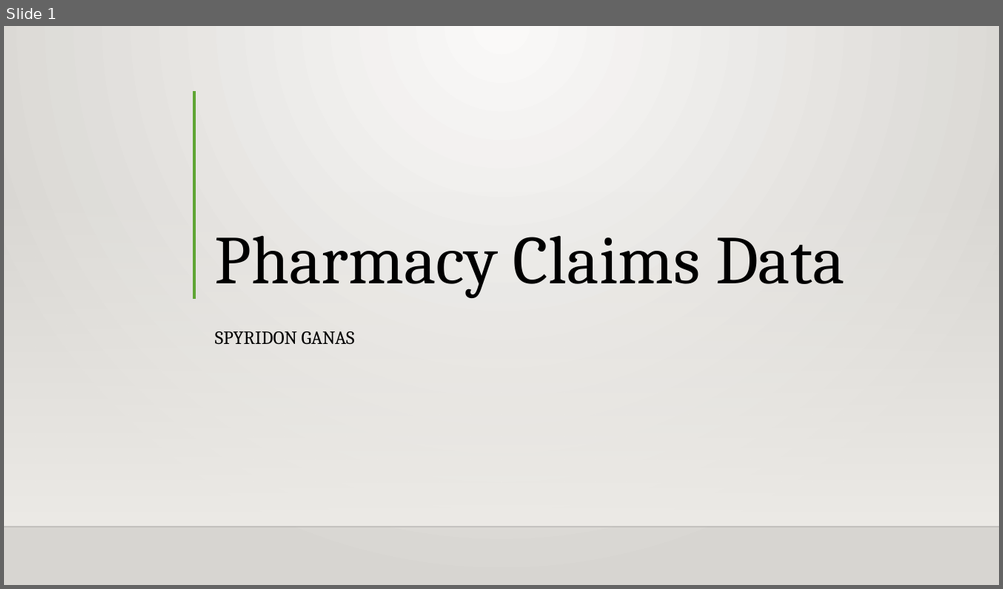
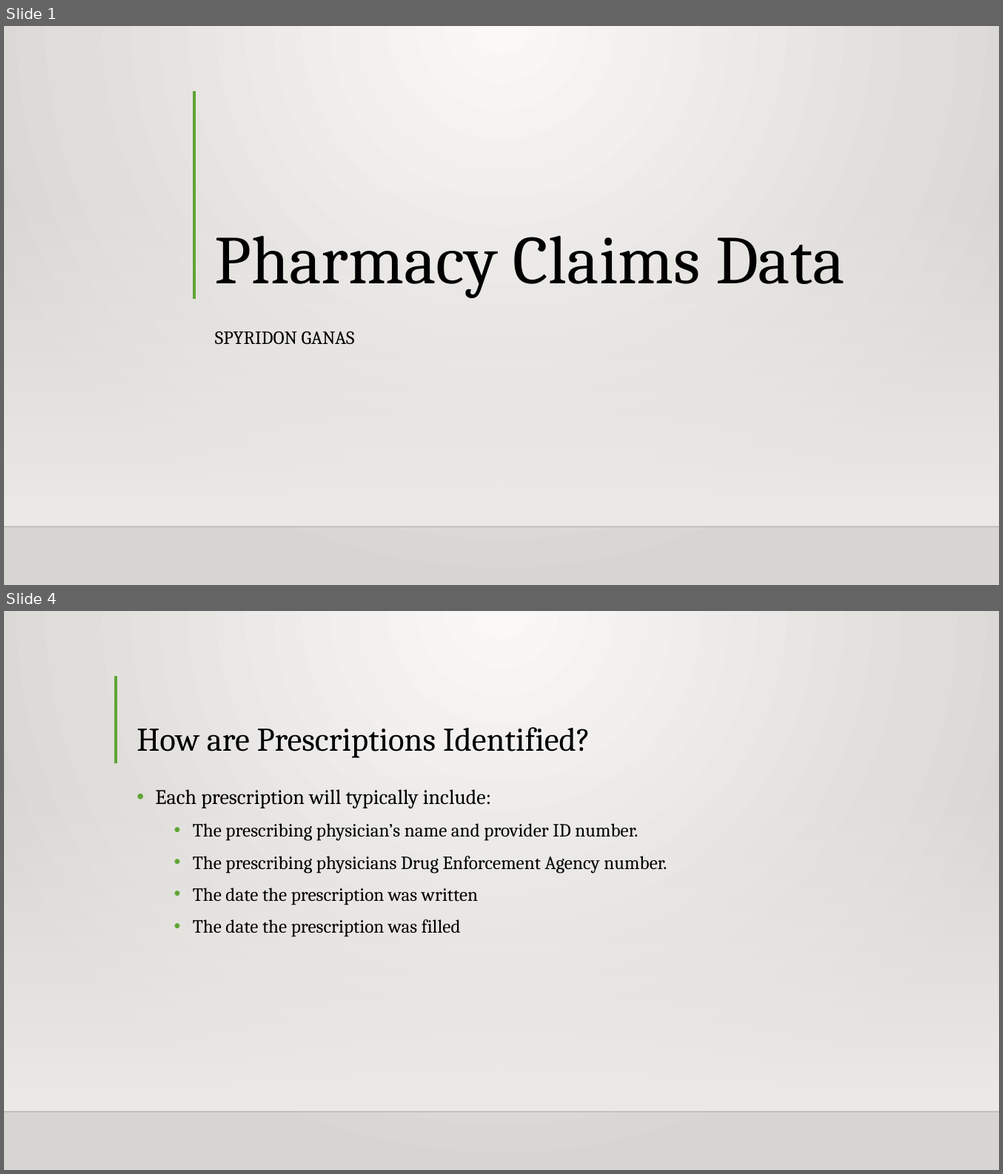
Before and after one commit to Intro-to-APCD/Intro-to-APCD.github.io, a slide deck: PowerPoints/Phase 2 - Overview/003 An Overview of Pharmacy Claims Data.pptx. Shown one above the other, each under a label of ours: slide 1 before the commit, slides 1 and 4 after it; the slides between them are not shown. The pictures are 1003x589 and 1003x1174 pixels, drawn with LibreOffice and Linux fonts; fonts in the diff are those of the drawing; background and template pictures are left out. Boxes give left, top, right and bottom in pixels: in the first picture for what was removed or moved away, otherwise in the second. Text is boxed around its words. In the diff, an @@ line names an element or a change of style, - is before the commit and + after.

```diff
--- a/PowerPoints/Phase 2 - Overview/003 An Overview of Pharmacy Claims Data.pptx
+++ b/PowerPoints/Phase 2 - Overview/003 An Overview of Pharmacy Claims Data.pptx
@@ slide 4 added at (4, 611, 999, 1170), background gradient #FAFAF9 to #D7D5D2; not listed: 2 template elements that a slide beside it also shows @@
@@ line added from (116, 676) to (116, 763), #5FA534 3 pt @@
@@ title added at (136, 727, 590, 758), 32 pt, text #000000 @@
+How are Prescriptions Identified?
@@ text added at (155, 789, 666, 937), 18 pt, text #000000 @@
+• Each prescription will typically include:
+  • The prescribing physician’s name and provider ID number.
+  • The prescribing physicians Drug Enforcement Agency number.
+  • The date the prescription was written
+  • The date the prescription was filled
```
Also in this commit, not shown: 3 other slides added, 5 slides removed.
